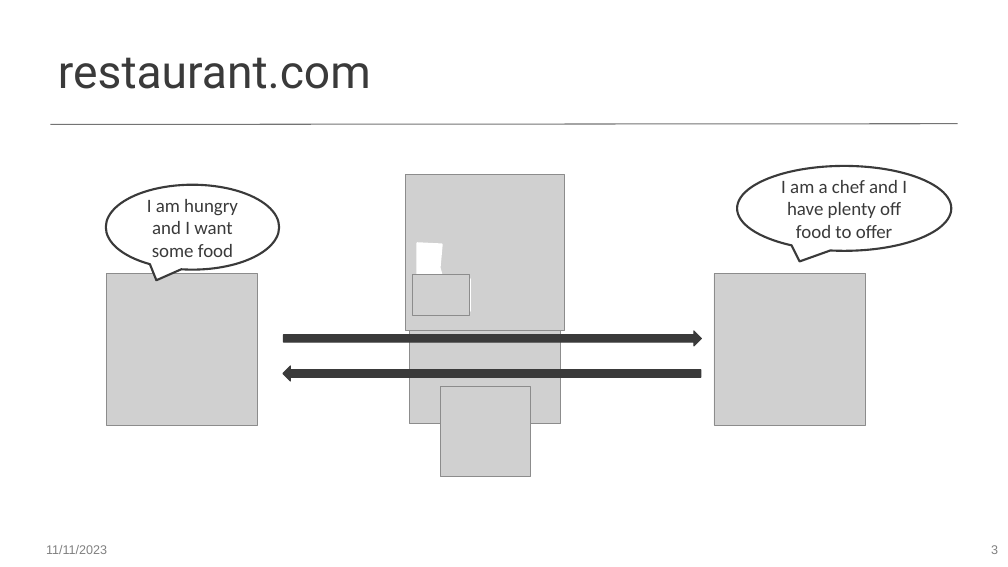
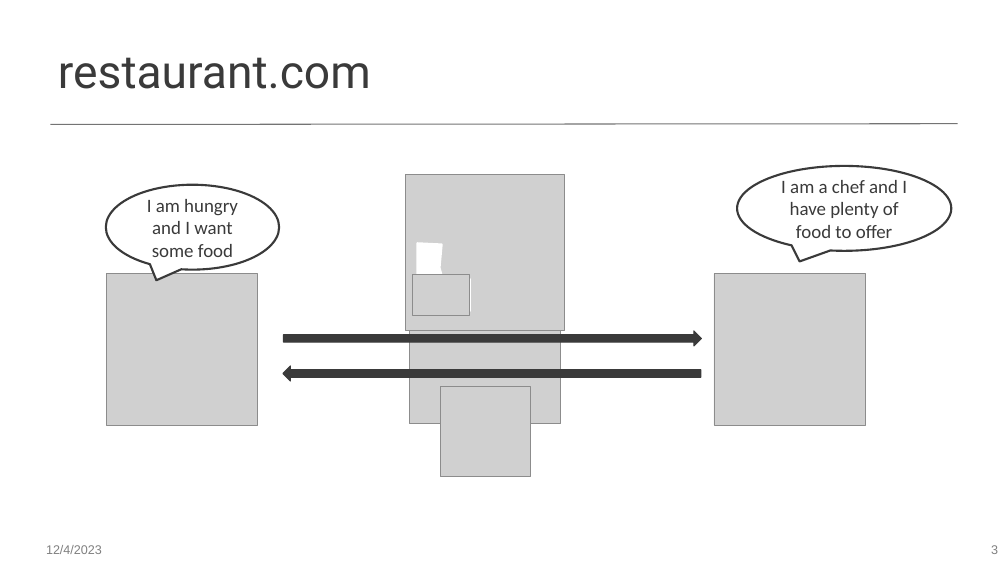
Before and after one commit to worldbank/dec-python-course, a slide deck: slide 3 of 1-foundations/4-api-and-dataviz/Introduction to APIs.pptx. Drawn at 1008x567 pixels with LibreOffice and Linux fonts; fonts in the diff are those of the drawing; grey boxes stand for pictures. Boxes give left, top, right and bottom in pixels: in the first picture for what was removed or moved away, otherwise in the second. Text is boxed around its words. In the diff, an @@ line names an element or a change of style, - is before the commit and + after.

```diff
--- a/1-foundations/4-api-and-dataviz/Introduction to APIs.pptx
+++ b/1-foundations/4-api-and-dataviz/Introduction to APIs.pptx
@@ text in speech bubble at [781, 180, 907, 238]: text changed @@
-I am a chef and I have plenty off food to offer
+I am a chef and I have plenty of food to offer
@@ text at [46, 545, 102, 554]: text changed @@
-11/11/2023
+12/4/2023
```
Also in this commit, not shown: 13 other slides changed, 1 slide added, 1 slide removed, 1 other file.
